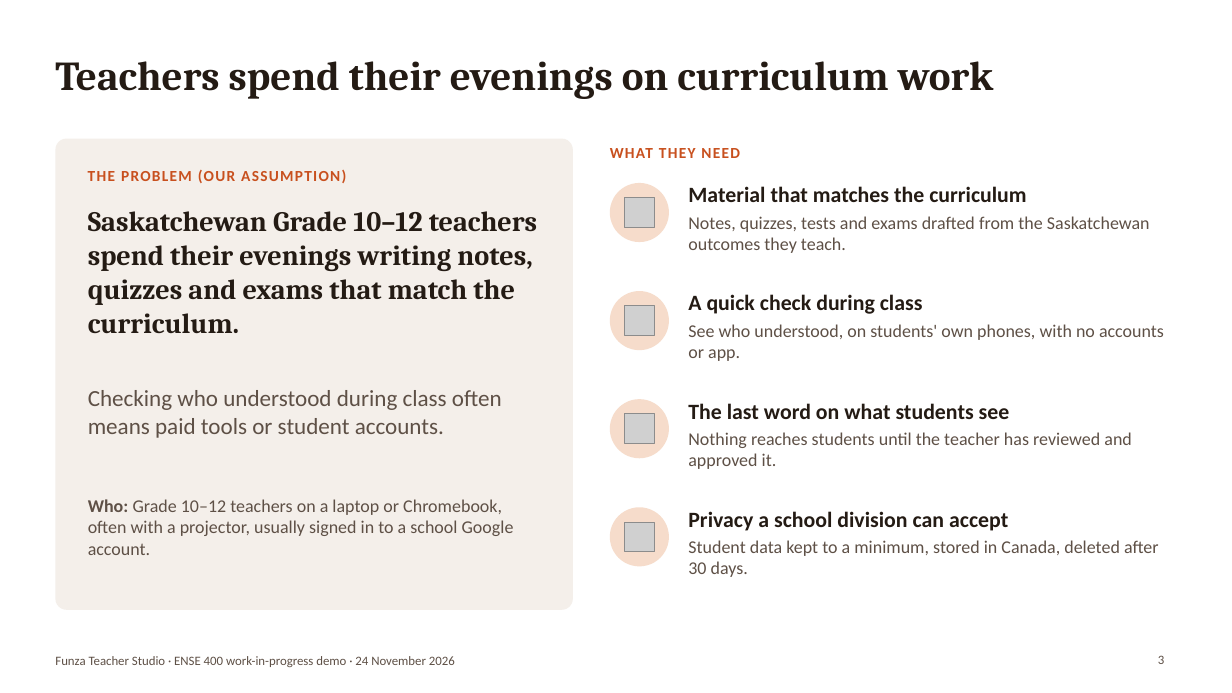
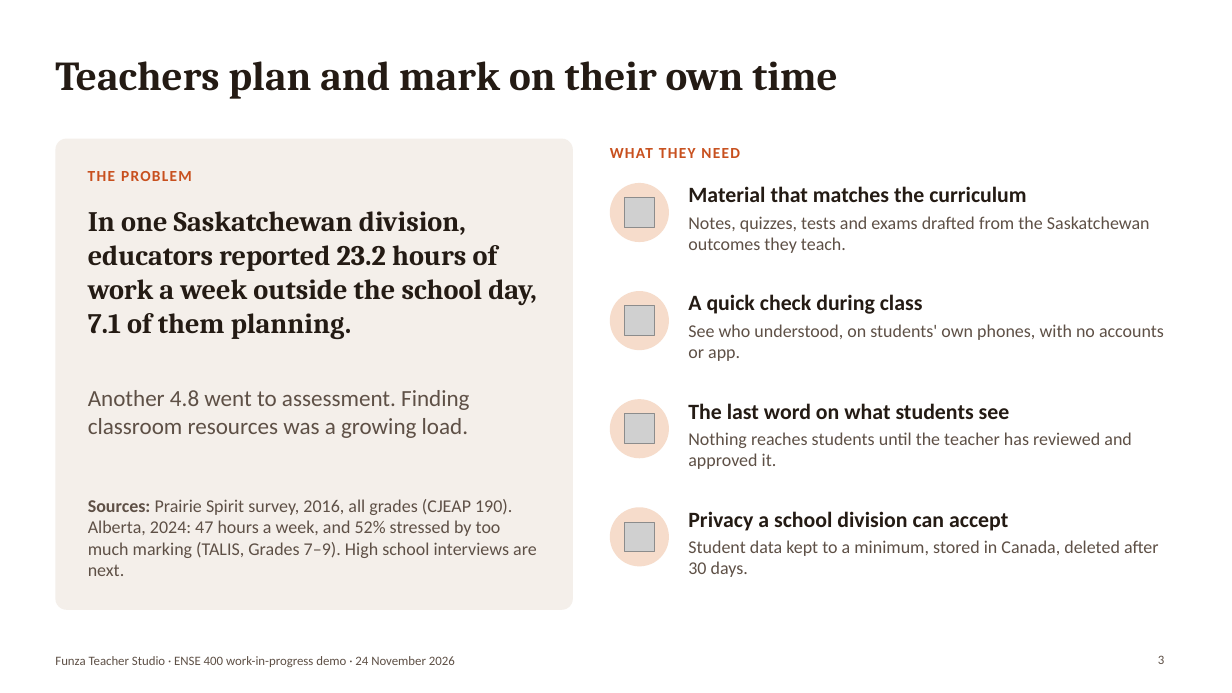
Before and after one commit to Binborg1/Final-2027, a slide deck: slide 3 of docs/06_presentations/01_work_in_progress_demo/01_work_in_progress_demo.pptx. Drawn at 1232x693 pixels with LibreOffice and Linux fonts; fonts in the diff are those of the drawing; grey boxes stand for pictures. Boxes give left, top, right and bottom in pixels: in the first picture for what was removed or moved away, otherwise in the second. Text is boxed around its words. In the diff, an @@ line names an element or a change of style, - is before the commit and + after.

```diff
--- a/docs/06_presentations/01_work_in_progress_demo/01_work_in_progress_demo.pptx
+++ b/docs/06_presentations/01_work_in_progress_demo/01_work_in_progress_demo.pptx
@@ title at <box>55,61,837,99</box>: text changed @@
-Teachers spend their evenings on curriculum work
+Teachers plan and mark on their own time
@@ text at <box>88,171,192,181</box>: text changed @@
-THE PROBLEM (OUR ASSUMPTION)
+THE PROBLEM
@@ text at <box>88,211,537,339</box>: text changed @@
-Saskatchewan Grade 10–12 teachers spend their evenings writing notes, quizzes and exams that match the curriculum.
+In one Saskatchewan division, educators reported 23.2 hours of work a week outside the school day, 7.1 of them planning.
@@ text at <box>88,390,469,438</box>: text changed @@
-Checking who understood during class often means paid tools or student accounts.
+Another 4.8 went to assessment. Finding classroom resources was a growing load.
@@ text at <box>88,499,537,576</box>: text changed @@
-Who: Grade 10–12 teachers on a laptop or Chromebook, often with a projector, usually signed in to a school Google account.
+Sources: Prairie Spirit survey, 2016, all grades (CJEAP 190). Alberta, 2024: 47 hours a week, and 52% stressed by too much marking (TALIS, Grades 7–9). High school interviews are next.
```
Also in this commit, not shown: 1 other slide changed, 7 other files.
